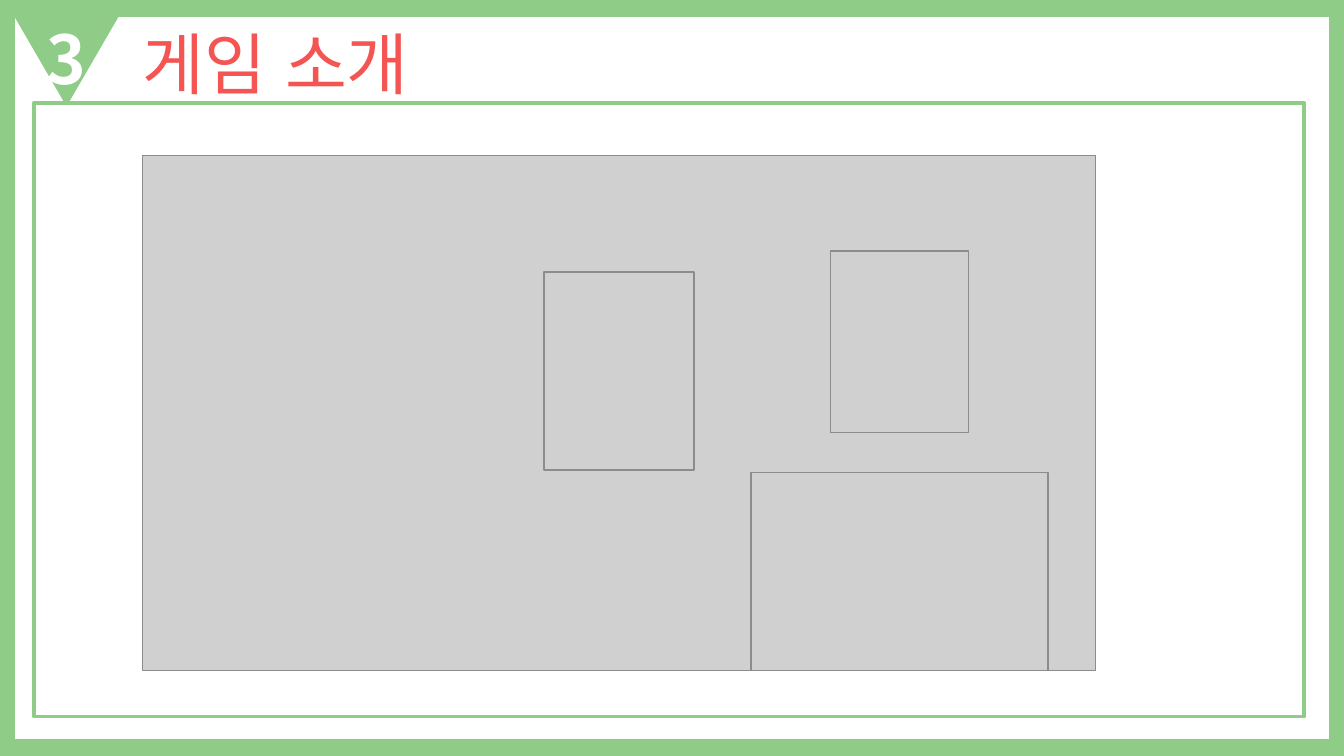
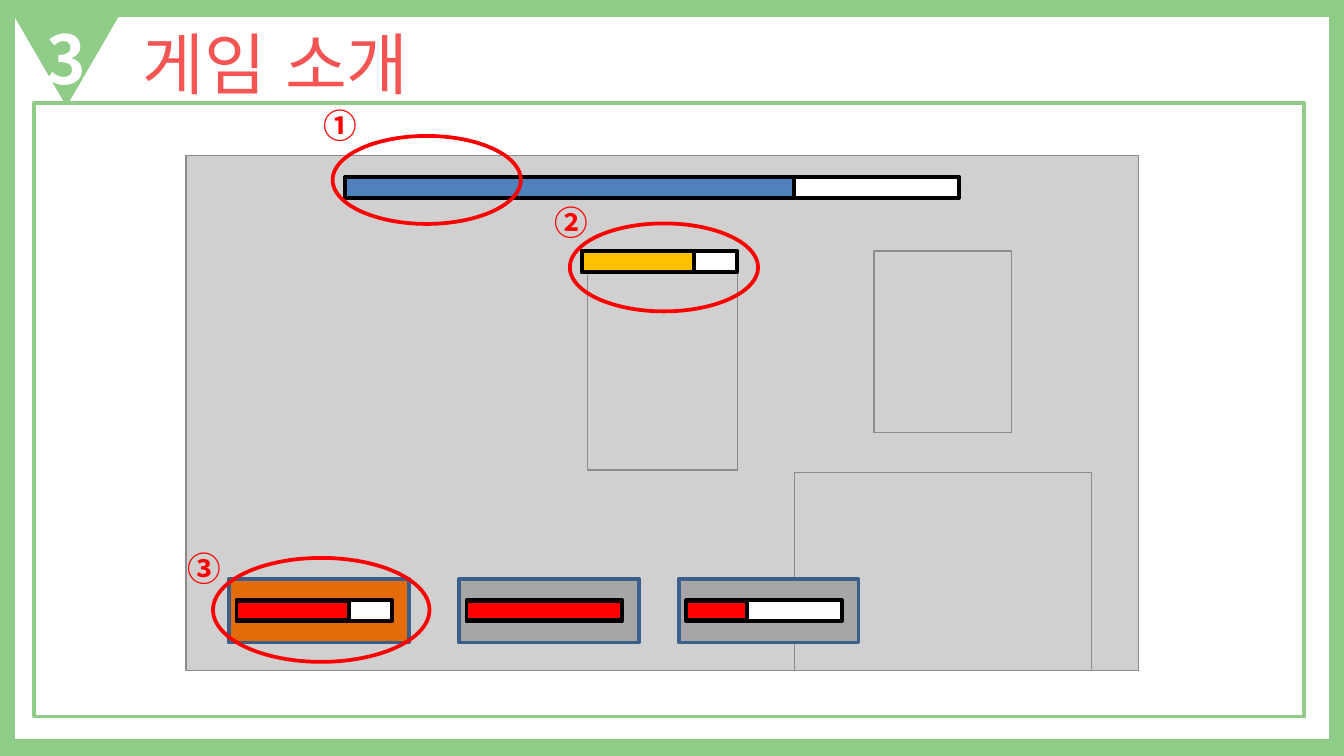
Before and after one commit to Celesta129/TeamProject, a slide deck: slide 5 of Documents/King of Playground 기획 발표자료.pptx. Drawn at 1344x756 pixels with LibreOffice and Linux fonts; fonts in the diff are those of the drawing; grey boxes stand for pictures. Boxes give left, top, right and bottom in pixels: in the first picture for what was removed or moved away, otherwise in the second. Text is boxed around its words. In the diff, an @@ line names an element or a change of style, - is before the commit and + after.

```diff
--- a/Documents/King of Playground 기획 발표자료.pptx
+++ b/Documents/King of Playground 기획 발표자료.pptx
@@ text added at bbox=[324, 104, 358, 141], 18 pt, text #FF0000, bold @@
+①
@@ ellipse added at bbox=[332, 136, 520, 223], outline #FF0000 2 pt @@
@@ rectangle added at bbox=[345, 177, 794, 199], fill #4F81BD, outline #000000 2 pt @@
@@ rectangle added at bbox=[349, 177, 960, 199], fill #FFFFFF, outline #000000 2 pt @@
@@ text added at bbox=[555, 206, 589, 244], 18 pt, text #FF0000, bold @@
+②
@@ ellipse added at bbox=[570, 223, 758, 310], outline #FF0000 2 pt @@
@@ rectangle added at bbox=[582, 251, 738, 273], fill #FFFFFF, outline #000000 2 pt @@
@@ rectangle added at bbox=[582, 251, 695, 273], fill #FFC000, outline #000000 2 pt @@
@@ 4 pictures: place and size @@
-4 pictures at bbox=[142, 156, 1095, 671]
+4 pictures at bbox=[185, 156, 1138, 671]
@@ text added at bbox=[188, 552, 222, 591], 18 pt, text #FF0000, bold @@
+③
@@ ellipse added at bbox=[212, 558, 429, 661], outline #FF0000 2 pt @@
@@ rectangle added at bbox=[228, 579, 409, 642], fill #E46C0A, outline #3A5F8C 2 pt @@
@@ rectangle added at bbox=[460, 579, 640, 642], fill #A6A6A6, outline #3A5F8C 2 pt @@
@@ rectangle added at bbox=[679, 579, 859, 642], fill #A6A6A6, outline #3A5F8C 2 pt @@
@@ rectangle added at bbox=[237, 601, 392, 622], fill #FFFFFF, outline #000000 2 pt @@
@@ rectangle added at bbox=[237, 602, 349, 621], fill #FF0000, outline #000000 2 pt @@
@@ rectangle added at bbox=[466, 601, 622, 622], fill #FFFFFF, outline #000000 2 pt @@
@@ rectangle added at bbox=[466, 602, 622, 621], fill #FF0000, outline #000000 2 pt @@
@@ rectangle added at bbox=[687, 601, 843, 622], fill #FFFFFF, outline #000000 2 pt @@
@@ rectangle added at bbox=[687, 602, 747, 621], fill #FF0000, outline #000000 2 pt @@
```
Also in this commit, not shown: 16 other slides changed, 2 other files.
